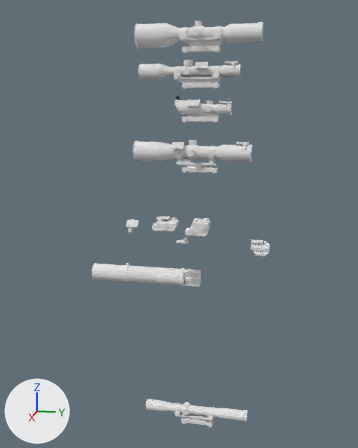
Two versions of the Blender file [workfiles]/cope.blend, one commit apart.
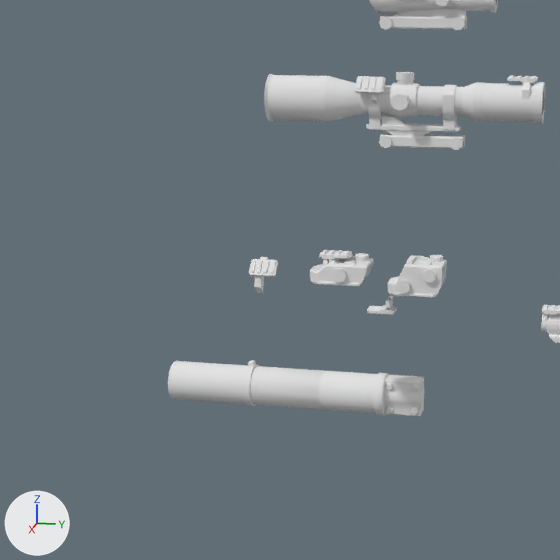
Each version is shown whole from a camera (50 mm lens) standing at (59.1, 9.1, 15.7) and looking at (1.3, -2.5, 1.3), then close up on the part from 6% to 72% of the width and 24% to 78% of the height. Every picture has the same lights, and +X, +Y and +Z are marked at lower left.

Script lines for the objects in view, before the commit:
```python
me_body_acog_smd_mesh_005 = bpy.data.meshes.new('body_acog.smd_MESH.005')
me_body_acog_smd_mesh_005.from_pydata(...)  # 841 vertices, 1242 faces; spans x -0.85..0.88, y -3.21..3.52, z -0.44..2.08
# faces by material slot: [414, 414, 414]
me_body_acog_smd_mesh_005.materials.append(mat_rif_sg552)  # its picture is missing
me_body_acog_smd_mesh_005.materials.append(mat_rtglass)  # grey #999999
me_body_acog_smd_mesh_005.materials.append(mat_rt)  # green #b6dfbc
me_cube_006 = bpy.data.meshes.new('Cube.006')
me_cube_006.from_pydata(...)  # 254 vertices, 195 faces; spans x -0.95..1.08, y -1.87..1.11, z -0.28..1.69
me_cube_006.polygons.foreach_set('use_smooth', [True] * 195)
me_cube_006.materials.append(mat_mach_m249para)  # its picture is missing
me_suppressor_big = bpy.data.meshes.new('Suppressor_Big')
me_suppressor_big.from_pydata(...)  # 504 vertices, 944 faces; spans x -1.15..1.18, y -14.3..0.02, z -1.18..1.36
me_suppressor_big.materials.append(mat_snip_g3sg1)  # its picture is missing
ob_acog = bpy.data.objects.new('acog', me_body_acog_smd_mesh_005)
ob_acog.location = (0.0, 0.0, 13.89)
ob_radar = bpy.data.objects.new('Radar', me_cube_006)
ob_radar.location = (0.0, 0.0, 0.0)
ob_suppressor_big = bpy.data.objects.new('Suppressor_Big', me_suppressor_big)
ob_suppressor_big.location = (0.0, 0.0, -6.01)
# also in view: 'Far_View' at (0.2, -1.1, 9.4); 'Far_View_Rail.001' at (0.6, -8.4, 0.5); 'RangeFinder' at (4.5, -3.5, 2.0)
```
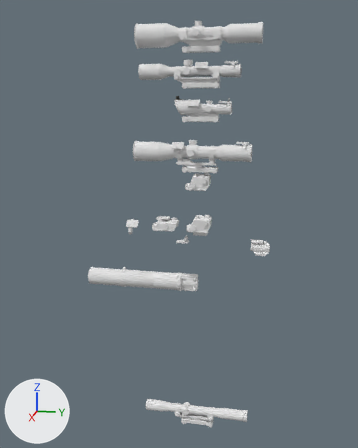
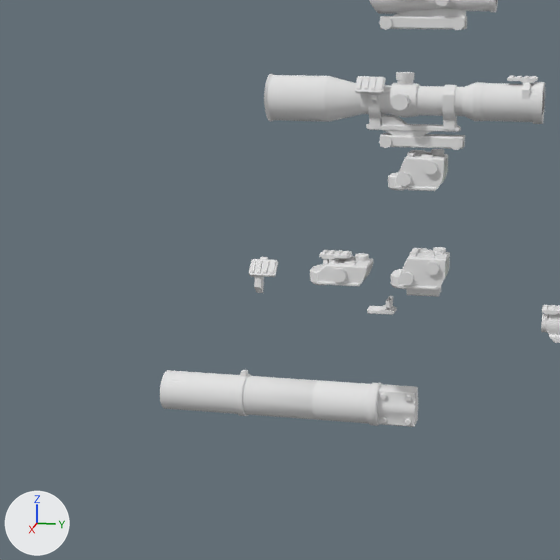
The change, as a list of edits to the scene's bpy script:
```text
Add me_holo_2:
    me_holo_2.from_pydata(...)  # 298 vertices, 274 faces; spans x -0.95..1.08, y -1.71..1.28, z -0.27..2.11
    # faces by material slot: [80, 190, 4]
    me_holo_2.materials.append(mat_smg_ump45)  # its picture is missing
    me_holo_2.materials.append(mat_mach_m249para)  # its picture is missing
    me_holo_2.materials.append(mat_rt)  # green #b6dfbc
Change ob_radar:
    ob_radar.location: (0.0, 0.0, 0.0) -> (0.0, 0.0, 5.65)
Change ob_suppressor_big:
    ob_suppressor_big.location: (0.0, 0.0, -6.01) -> (0.76, -0.2, -6.33)
Add ob_holo_ther:
    ob_holo_ther = bpy.data.objects.new('holo_ther', me_holo_2)
    ob_holo_ther.location = (0.0, 0.0, 0.0)
```

Pixel boxes (x1, y1, x2, y2) of what changed, in the close-ups (560 x 560 px):
'Suppressor_Big', moved
    before: (168, 360, 424, 416)
    after: (160, 370, 418, 427)
'Radar', moved
    before: (388, 255, 447, 297)
    after: (388, 149, 448, 191)
'holo_ther', added
    after: (391, 247, 450, 297)
    faces in mat_mach_m249para (its picture is missing): (391, 247, 450, 290)
    faces in mat_smg_ump45 (its picture is missing): (407, 287, 441, 297)
